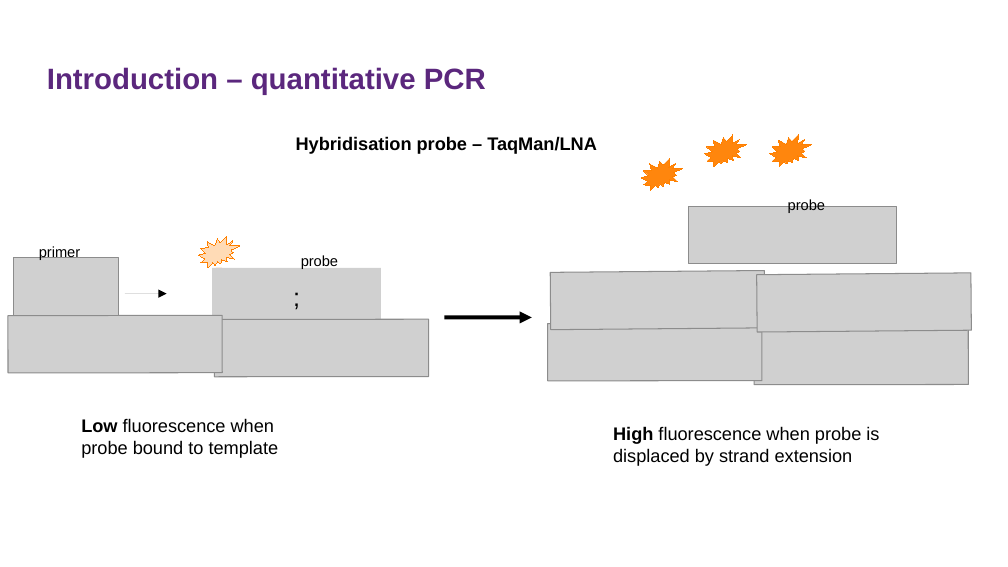
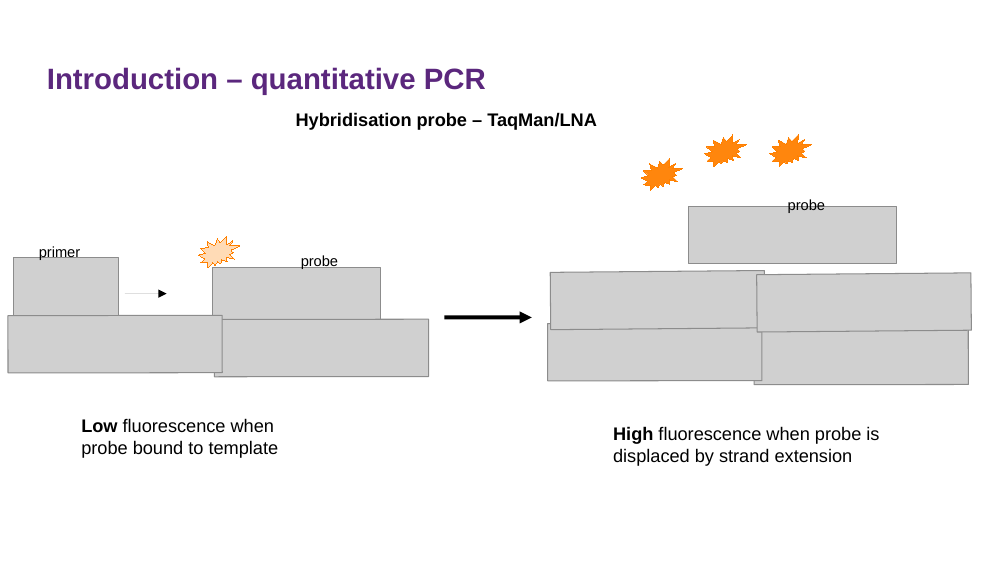
Before and after one commit to sanjaynagi/AnoPrimer, a slide deck: slide 13 of agamPrimer.odp. Drawn at 1008x567 pixels with LibreOffice and Linux fonts; fonts in the diff are those of the drawing; grey boxes stand for pictures; background and template pictures are left out. Boxes give left, top, right and bottom in pixels: in the first picture for what was removed or moved away, otherwise in the second. Text is boxed around its words. In the diff, an @@ line names an element or a change of style, - is before the commit and + after.

```diff
--- a/agamPrimer.odp
+++ b/agamPrimer.odp
@@ text "Hybridisation probe – TaqMan/LNA": place and size @@
-text "Hybridisation probe – TaqMan/LNA" at (296,136,597,154)
+text "Hybridisation probe – TaqMan/LNA" at (296,112,597,130)
@@ text in picture at (213,268,381,326): text removed @@
-;
```
Also in this commit, not shown: 8 other slides changed, 1 slide removed, 2 other files.
